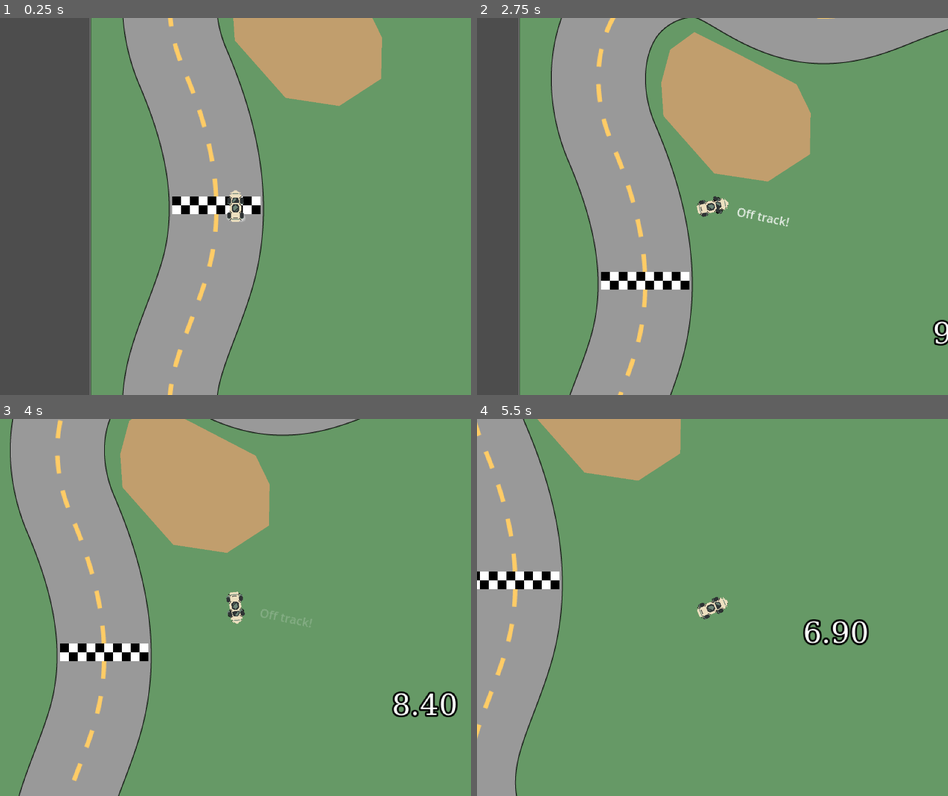
Above: before the commit, frames 1-4 (two rows, left to right).
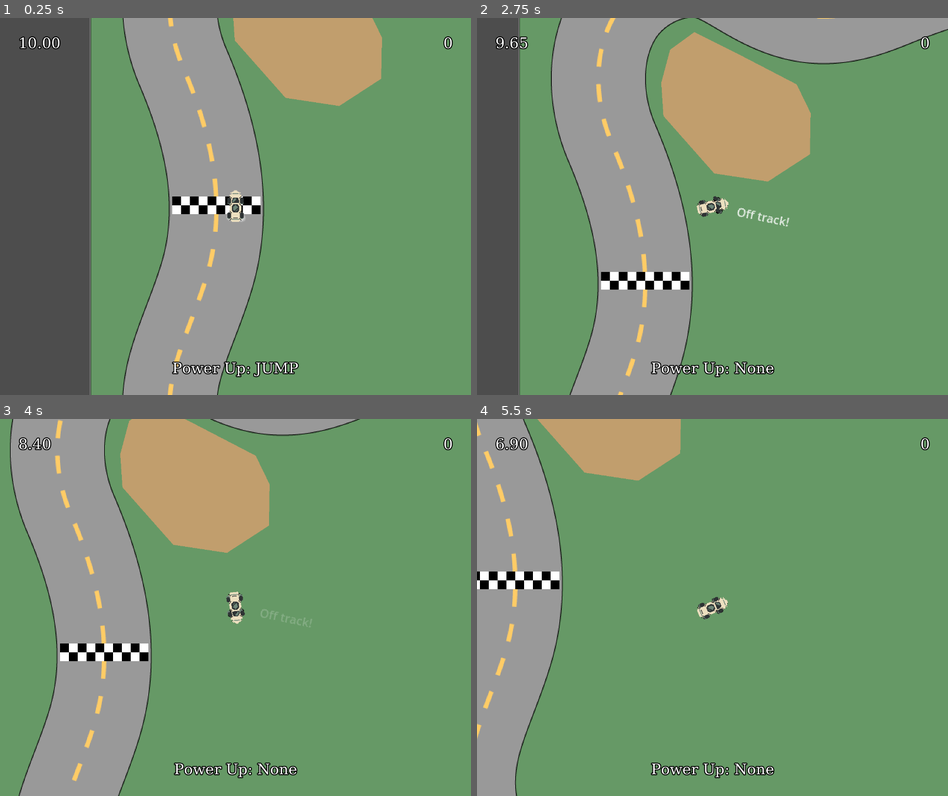
Above: after the commit, the same moments.

Repository: PGComai/Made-at-the-MADE-2025
Game: Godot game, scene res://scenes/racetrack2/racetrack2.tscn
The game is run twice, just before and just after one commit, with the same random seed, the same clock (stepped at 60 frames per second) and the same inputs.
Inputs:
- Up to frame 1 (0.25 s): no input
- Up to frame 2 (2.75 s): hold D (right) 0.53-1.28 s; tap . (a) at 0.6, 1.35, 2.1 s; hold S (brake) 1.28-2.03 s; hold D (right) from 2.03 s (still down)
- Up to frame 3 (4 s): tap . (a) at 2.85, 3.6 s; release D (right) at 3.53 s; hold A (left) from 3.53 s (still down)
- Up to frame 4 (5.5 s): tap . (a) at 4.35, 5.1 s; release A (left) at 5.03 s; hold S (brake) from 5.03 s (still down)

The runs differ from the first frame. In frame 1, 0.8% of the frame differs, in the area x 4-97%, y 4-96%; in frame 2, 0.9%; in frame 3, 1.4%; in frame 4, 1.4%, in the area x 3-97%, y 4-96%.

Commit message:
Clean up main scene

Diff:
--- a/main.gd
+++ b/main.gd
@@ -8,9 +8,9 @@
 const GAME_OVER = preload("uid://cdmwdc4fob4s2")
 
 @export var car: Car
-@onready var time_label: Label = %LabelTimeLeft
-@onready var score_label: Label = %Score
-@onready var label_power_up: Label = %LabelPowerUp
+@onready var time_label: Label = %TimeLabel
+@onready var score_label: Label = %ScoreLabel
+@onready var power_up_label: Label = %PowerUpLabel
 
 func _ready() -> void:
 	car.completed_lap.connect(_on_completed_lap)
@@ -37,9 +37,9 @@
 	add_child(new_game_over)
 
 func _on_car_power_up_get(pup: Car.PowerUp) -> void:
-	if not label_power_up:
+	if not power_up_label:
 		await ready
-	label_power_up.text = "Power Up: %s" % Car.PowerUp.keys()[pup]
+	power_up_label.text = "Power Up: %s" % Car.PowerUp.keys()[pup]
 
 func _on_car_power_up_used() -> void:
-	label_power_up.text = "Power Up: None"
+	power_up_label.text = "Power Up: None"
--- a/scenes/racetrack2/racetrack2.tscn
+++ b/scenes/racetrack2/racetrack2.tscn
@@ -19,7 +19,7 @@
 outline_size = 10
 outline_color = Color(0, 0, 0, 1)
 
-[node name="UX" type="Node" node_paths=PackedStringArray("car")]
+[node name="Main" type="Node" node_paths=PackedStringArray("car")]
 script = ExtResource("1_gq24m")
 car = NodePath("Racetrack2/Car")
 
@@ -110,7 +110,10 @@
 [node name="CollisionPolygon2D" type="CollisionPolygon2D" parent="Racetrack2/Track"]
 polygon = PackedVector2Array(-406, 13, -277, 16, -284, -93, -311, -179, -342, -263, -331, -327, -293, -358, -260, -356, …(897 unchanged characters)…
 
-[node name="MarginContainer" type="MarginContainer" parent="."]
+[node name="CanvasLayer" type="CanvasLayer" parent="."]
+layer = 10
+
+[node name="UI" type="MarginContainer" parent="CanvasLayer"]
 anchors_preset = 15
 anchor_right = 1.0
 anchor_bottom = 1.0
@@ -121,23 +124,20 @@
 theme_override_constants/margin_right = 50
 theme_override_constants/margin_bottom = 50
 
-[node name="Control" type="Control" parent="MarginContainer"]
+[node name="VBoxContainer" type="VBoxContainer" parent="CanvasLayer/UI"]
 layout_mode = 2
 
-[node name="VBoxContainer" type="VBoxContainer" parent="MarginContainer"]
+[node name="HBoxContainer" type="HBoxContainer" parent="CanvasLayer/UI/VBoxContainer"]
 layout_mode = 2
 
-[node name="HBoxContainer" type="HBoxContainer" parent="MarginContainer/VBoxContainer"]
-layout_mode = 2
-
-[node name="LabelTimeLeft" type="Label" parent="MarginContainer/VBoxContainer/HBoxContainer"]
+[node name="TimeLabel" type="Label" parent="CanvasLayer/UI/VBoxContainer/HBoxContainer"]
 unique_name_in_owner = true
 layout_mode = 2
 size_flags_horizontal = 3
 text = "10.00"
 label_settings = SubResource("LabelSettings_gq24m")
 
-[node name="Score" type="Label" parent="MarginContainer/VBoxContainer/HBoxContainer"]
+[node name="ScoreLabel" type="Label" parent="CanvasLayer/UI/VBoxContainer/HBoxContainer"]
 unique_name_in_owner = true
 layout_mode = 2
 size_flags_horizontal = 3
@@ -145,19 +145,16 @@
 label_settings = SubResource("LabelSettings_gq24m")
 horizontal_alignment = 2
 
-[node name="Space" type="Control" parent="MarginContainer/VBoxContainer"]
+[node name="Space" type="Control" parent="CanvasLayer/UI/VBoxContainer"]
 layout_mode = 2
 size_flags_vertical = 3
 
-[node name="LabelPowerUp" type="Label" parent="MarginContainer/VBoxContainer"]
+[node name="PowerUpLabel" type="Label" parent="CanvasLayer/UI/VBoxContainer"]
 unique_name_in_owner = true
 layout_mode = 2
 text = "Power Up: None"
 label_settings = SubResource("LabelSettings_gq24m")
 horizontal_alignment = 1
-
-[node name="CanvasLayer" type="CanvasLayer" parent="."]
-layer = 10
 
 [connection signal="checkpoint_entered" from="Racetrack2/CheckpointRecorder" to="Racetrack2/Car" method="_on_checkpoint_entered"]
 [connection signal="seen_all_checkpoints" from="Racetrack2/CheckpointRecorder" to="Racetrack2/Car" method="_on_checkpoint_recorder_seen_all_checkpoints"]
